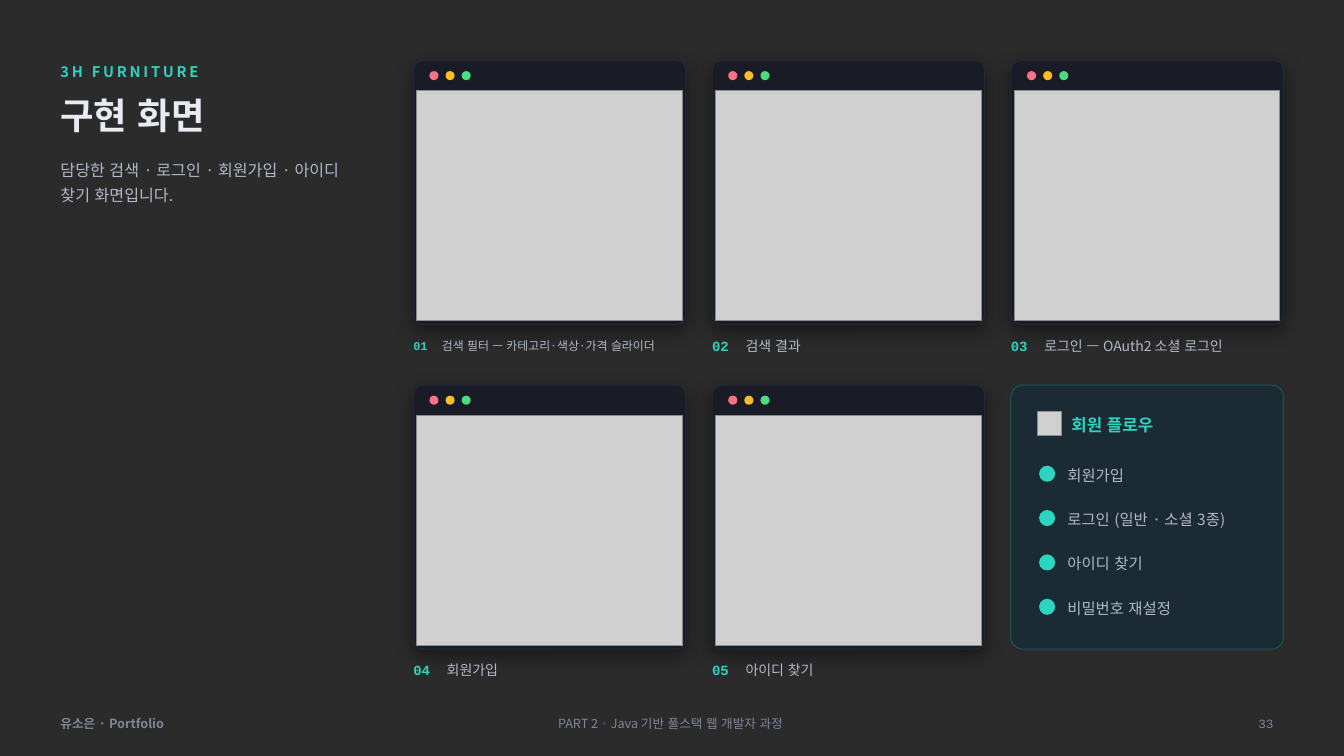
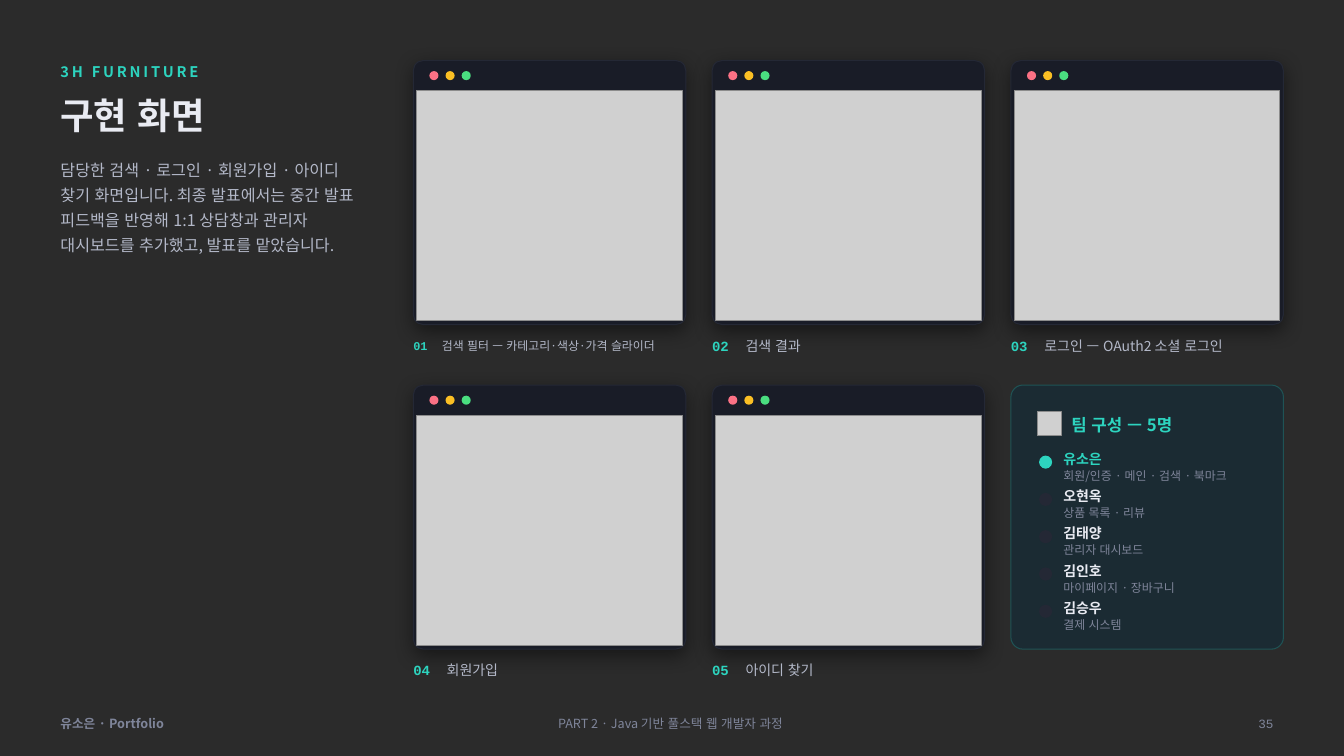
Before and after one commit to soeun-yu/soeun-yu.github.io, a slide deck: slide 35 of 유소은_포트폴리오.pptx (slide 33 before the commit). Drawn at 1344x756 pixels with LibreOffice and Linux fonts; fonts in the diff are those of the drawing; grey boxes stand for pictures; background and template pictures are left out; a plain dark background stands for a picture behind light text. Boxes give left, top, right and bottom in pixels: in the first picture for what was removed or moved away, otherwise in the second. Text is boxed around its words. In the diff, an @@ line names an element or a change of style, - is before the commit and + after.

```diff
--- a/유소은_포트폴리오.pptx
+++ b/유소은_포트폴리오.pptx
@@ text at box(60, 162, 354, 254): text changed @@
-담당한 검색 · 로그인 · 회원가입 · 아이디 찾기 화면입니다.
+담당한 검색 · 로그인 · 회원가입 · 아이디 찾기 화면입니다. 최종 발표에서는 중간 발표 피드백을 반영해 1:1 상담창과 관리자 대시보드를 추가했고, 발표를 맡았습니다.
@@ text at box(1071, 417, 1172, 433): text changed @@
-회원 플로우
+팀 구성 — 5명
@@ ellipse: place and size @@
-ellipse at box(1040, 466, 1056, 482)
+ellipse at box(1040, 456, 1053, 469)
@@ text at box(1063, 470, 1227, 482): text changed; size 11 to 8.5 pt; text colour #B3B8C8 to #7F859A @@
-회원가입
+회원/인증 · 메인 · 검색 · 북마크
@@ text added at box(1063, 452, 1102, 465), 10 pt, text #2DD4BF, bold @@
+유소은
@@ fill #2DD4BF to #242835 in 3 elements at box(1040, 530, 1053, 543), box(1040, 568, 1053, 581), box(1040, 493, 1053, 506) @@
@@ ellipse: place and size @@
-ellipse at box(1040, 510, 1056, 526)
+ellipse at box(1040, 493, 1053, 506)
@@ text at box(1063, 507, 1145, 518): text changed; size 11 to 8.5 pt; text colour #B3B8C8 to #7F859A @@
-아이디 찾기
+상품 목록 · 리뷰
@@ text added at box(1063, 489, 1102, 503), 10 pt, text #E9EBF2, bold @@
+오현옥
@@ ellipse: place and size @@
-ellipse at box(1040, 599, 1056, 615)
+ellipse at box(1040, 530, 1053, 543)
@@ text at box(1063, 526, 1102, 540): text changed; size 11 to 10 pt; text colour #B3B8C8 to #E9EBF2; bold on @@
-비밀번호 재설정
+김태양
@@ text removed at box(1067, 512, 1225, 528) @@
-로그인 (일반 · 소셜 3종)
@@ ellipse: place and size @@
-ellipse at box(1040, 555, 1056, 571)
+ellipse at box(1040, 568, 1053, 581)
@@ text added at box(1063, 544, 1144, 555), 8.5 pt, text #7F859A @@
+관리자 대시보드
@@ text added at box(1063, 564, 1102, 577), 10 pt, text #E9EBF2, bold @@
+김인호
@@ text added at box(1063, 582, 1175, 593), 8.5 pt, text #7F859A @@
+마이페이지 · 장바구니
@@ ellipse added at box(1040, 605, 1053, 618), fill #242835 @@
@@ text added at box(1063, 601, 1102, 615), 10 pt, text #E9EBF2, bold @@
+김승우
@@ text added at box(1063, 619, 1122, 630), 8.5 pt, text #7F859A @@
+결제 시스템
@@ page number at box(1258, 719, 1273, 728): text changed @@
-33
+35
```
Also in this commit, not shown: 10 other slides changed, 4 slides added, 2 other files.
